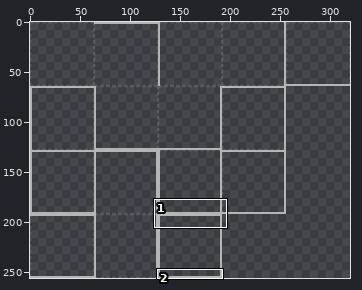
One commit to this pixel-art file: assets/texture_64.aseprite. Above, an overview of the earlier version with the close-up marked.
Close-up. Old version:
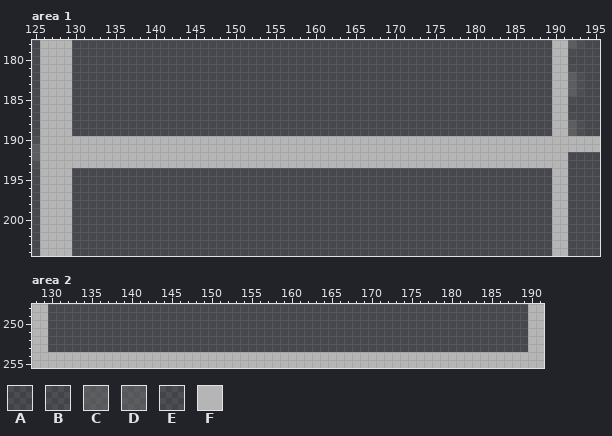
320x256 pixels, 1 frame. Pixels under 10% opacity are left out. Colours within 5 levels of each other are drawn and written as one. Shown: area 1: x 125..195, y 178..204; area 2: x 128..191, y 248..255. The commit also changed other parts of the picture, which this record leaves out.
Palette (. is transparent): A #6b6b6b1e  B #6b6b6b2d  C #6c6c6c99  D #6e6e6e8c  E #6f6f6f27  F #b5b5b5
Pixels before, area 1, first column x 125:
178 .FFFF............................................................FFDE..
179 .FFFF............................................................FFA...
180 .FFFF............................................................FF....
181 .FFFF............................................................FFA...
182 .FFFF............................................................FFDE..
183 .FFFF............................................................FFDE..
184 .FFFF............................................................FFDE..
185 .FFFF............................................................FFA...
186 .FFFF............................................................FF....
187 .FFFF............................................................FFA...
188 .FFFF............................................................FFDE..
189 .FFFF............................................................FFCB..
190 EFFFFFFFFFFFFFFFFFFFFFFFFFFFFFFFFFFFFFFFFFFFFFFFFFFFFFFFFFFFFFFFFFFFFFF
191 DFFFFFFFFFFFFFFFFFFFFFFFFFFFFFFFFFFFFFFFFFFFFFFFFFFFFFFFFFFFFFFFFFFFFFF
192 DFFFFFFFFFFFFFFFFFFFFFFFFFFFFFFFFFFFFFFFFFFFFFFFFFFFFFFFFFFFFFFFFFF....
193 EFFFFFFFFFFFFFFFFFFFFFFFFFFFFFFFFFFFFFFFFFFFFFFFFFFFFFFFFFFFFFFFFFF....
194 .FFFF............................................................FF....
195 .FFFF............................................................FF....
196 .FFFF............................................................FF....
197 .FFFF............................................................FF....
198 .FFFF............................................................FF....
199 .FFFF............................................................FF....
200 .FFFF............................................................FF....
201 .FFFF............................................................FF....
202 .FFFF............................................................FF....
203 .FFFF............................................................FF....
204 .FFFF............................................................FF....
Pixels before, area 2, first column x 128:
248 FF............................................................FF
249 FF............................................................FF
250 FF............................................................FF
251 FF............................................................FF
252 FF............................................................FF
253 FF............................................................FF
254 FFFFFFFFFFFFFFFFFFFFFFFFFFFFFFFFFFFFFFFFFFFFFFFFFFFFFFFFFFFFFFFF
255 FFFFFFFFFFFFFFFFFFFFFFFFFFFFFFFFFFFFFFFFFFFFFFFFFFFFFFFFFFFFFFFF
After:
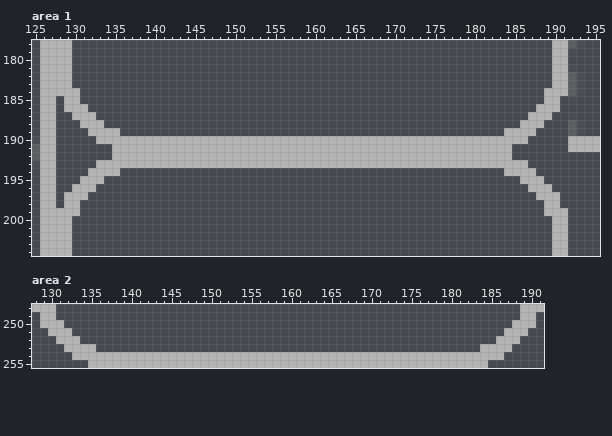
Difference:
{"where": "area 1, layer \"图层 1\""}
{"y":184,"x":130,"old":".","new":"F"}
{"y":184,"x":189,"old":".","new":"F"}
{"y":185,"x":128,"old":"F","new":"."}
{"y":185,"x":130,"old":".","new":"F"}
{"y":185,"x":189,"old":".","new":"F"}
{"y":185,"x":191,"old":"F","new":"."}
{"y":186,"x":128,"old":"F","new":"."}
{"y":186,"x":130,"old":"..","new":"FF"}
{"y":186,"x":188,"old":"..","new":"FF"}
{"y":186,"x":191,"old":"F","new":"."}
{"y":187,"x":128,"old":"FF...","new":"..FFF"}
{"y":187,"x":187,"old":"...FF","new":"FFF.."}
{"y":188,"x":128,"old":"FF","new":".."}
{"y":188,"x":131,"old":"...","new":"FFF"}
{"y":188,"x":186,"old":"...","new":"FFF"}
{"y":188,"x":190,"old":"FF","new":".."}
{"y":189,"x":128,"old":"FF","new":".."}
{"y":189,"x":132,"old":"....","new":"FFFF"}
{"y":189,"x":184,"old":"....","new":"FFFF"}
{"y":189,"x":190,"old":"FF","new":".."}
{"y":190,"x":128,"old":"FFFFF","new":"....."}
{"y":190,"x":187,"old":"FFFFF","new":"....."}
{"y":191,"x":128,"old":"FFFFFFF","new":"......."}
{"y":191,"x":185,"old":"FFFFFFF","new":"......."}
{"y":192,"x":128,"old":"FFFFFFF","new":"......."}
{"y":192,"x":185,"old":"FFFFFFF","new":"......."}
{"y":193,"x":128,"old":"FFFFF","new":"....."}
{"y":193,"x":187,"old":"FFFFF","new":"....."}
{"y":194,"x":128,"old":"FF","new":".."}
{"y":194,"x":132,"old":"....","new":"FFFF"}
{"y":194,"x":184,"old":"....","new":"FFFF"}
{"y":194,"x":190,"old":"FF","new":".."}
{"y":195,"x":128,"old":"FF","new":".."}
{"y":195,"x":131,"old":"...","new":"FFF"}
{"y":195,"x":186,"old":"...","new":"FFF"}
{"y":195,"x":190,"old":"FF","new":".."}
{"y":196,"x":128,"old":"FF...","new":"..FFF"}
{"y":196,"x":187,"old":"...FF","new":"FFF.."}
{"y":197,"x":128,"old":"F","new":"."}
{"y":197,"x":130,"old":"..","new":"FF"}
{"y":197,"x":188,"old":"..","new":"FF"}
{"y":197,"x":191,"old":"F","new":"."}
{"y":198,"x":128,"old":"F","new":"."}
{"y":198,"x":130,"old":".","new":"F"}
{"y":198,"x":189,"old":".","new":"F"}
{"y":198,"x":191,"old":"F","new":"."}
{"y":199,"x":130,"old":".","new":"F"}
{"y":199,"x":189,"old":".","new":"F"}
{"where": "area 2, layer \"图层 1\""}
{"y":248,"x":130,"old":".","new":"F"}
{"y":248,"x":189,"old":".","new":"F"}
{"y":249,"x":128,"old":"F","new":"."}
{"y":249,"x":130,"old":".","new":"F"}
{"y":249,"x":189,"old":".","new":"F"}
{"y":249,"x":191,"old":"F","new":"."}
{"y":250,"x":128,"old":"F","new":"."}
{"y":250,"x":130,"old":"..","new":"FF"}
{"y":250,"x":188,"old":"..","new":"FF"}
{"y":250,"x":191,"old":"F","new":"."}
{"y":251,"x":128,"old":"FF...","new":"..FFF"}
{"y":251,"x":187,"old":"...FF","new":"FFF.."}
{"y":252,"x":128,"old":"FF","new":".."}
{"y":252,"x":131,"old":"...","new":"FFF"}
{"y":252,"x":186,"old":"...","new":"FFF"}
{"y":252,"x":190,"old":"FF","new":".."}
{"y":253,"x":128,"old":"FF","new":".."}
{"y":253,"x":132,"old":"....","new":"FFFF"}
{"y":253,"x":184,"old":"....","new":"FFFF"}
{"y":253,"x":190,"old":"FF","new":".."}
{"y":254,"x":128,"old":"FFFFF","new":"....."}
{"y":254,"x":187,"old":"FFFFF","new":"....."}
{"y":255,"x":128,"old":"FFFFFFF","new":"......."}
{"y":255,"x":185,"old":"FFFFFFF","new":"......."}
{"label":"changed","picture_box":[56,88,120,216]}
{"label":"changed","picture_box":[504,88,568,216]}
{"label":"changed","picture_box":[32,304,96,368]}
{"label":"changed","picture_box":[480,304,544,368]}
